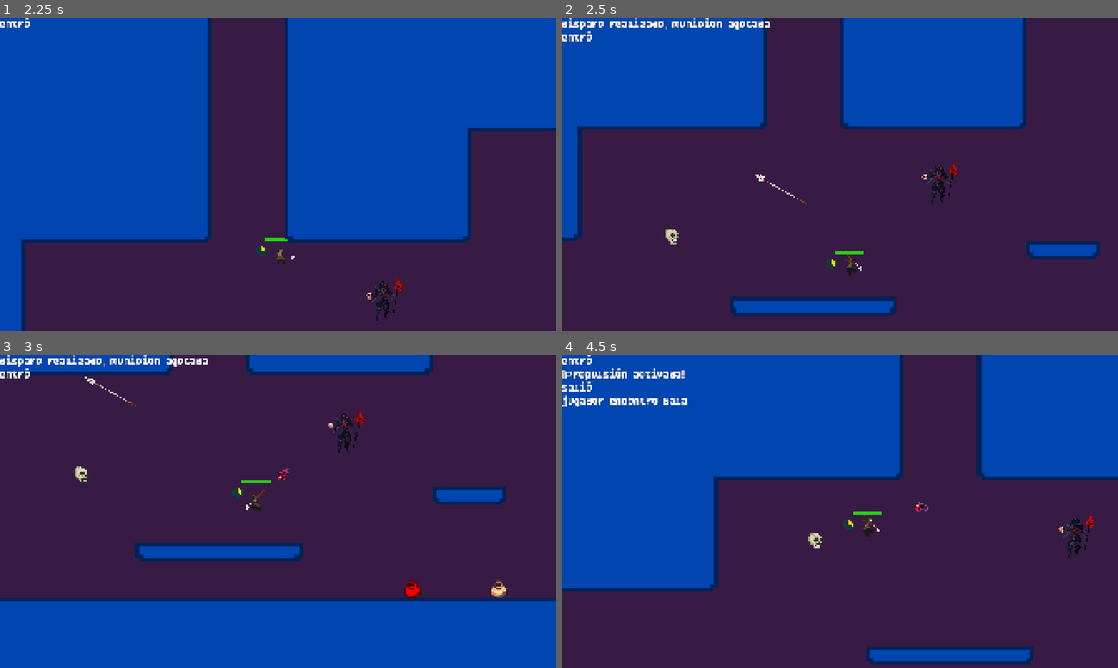
Above: before the commit, frames 1-4 (two rows, left to right).
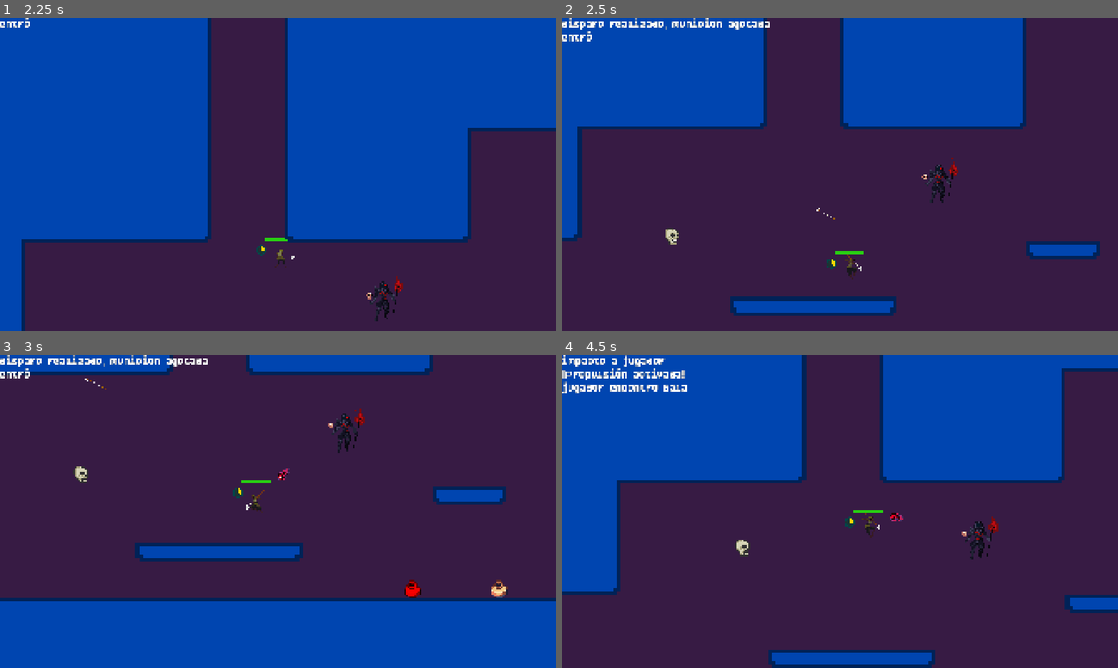
Above: after the commit, the same moments.

Repository: LastMarraketa/ChargerFeat
Game: Godot game, scene res://ui/main_menu.tscn
Same seed, same stepped clock (60 frames per second), same inputs: the game is played once before the commit and once after it. The engine's default icon, where the game draws it, is replaced by a stand-in: a white triangle on a blue panel in a dark square.
Inputs (mouse positions are in pixels of both pictures, inside the frame that each line leads up to):
- Up to frame 1 (2.25 s): click "Play Demo" at 0.5 s; move the mouse to (400, 158) at 1.27 s; press the mouse at (400, 158) at 1.28 s; hold D (move_right) from 1.28 s (still down); tap Space (jump) at 1.52 s; move the mouse to (166, 190) at 2.02 s; release the mouse at (166, 190) at 2.03 s; right-click (166, 190) at 2.1 s
- Up to frame 2 (2.5 s): keep holding D (move_right); tap Space (jump) at 2.27 s
- Up to frame 3 (3 s): move the mouse to (333, 442) at 2.77 s; release D (move_right) at 2.78 s; hold A (move_left) from 2.78 s (still down); tap T (move_toward) at 2.85 s
- Up to frame 4 (4.5 s): move the mouse to (812, 574) at 3.52 s; release A (move_left) at 3.53 s; hold D (move_right) from 3.53 s (still down); tap N (next_level) at 3.6 s; click (812, 574) at 3.67 s; tap Space (jump) at 3.77 s; move the mouse to (1006, 558) at 4.27 s; tap Q (secondary_fire) at 4.35 s

Frame 1 is identical in both runs. In frame 2, less than 0.1% of the frame differs, in the area x 34-50%, y 50-65%; in frame 3, less than 0.1%; in frame 4, 28%, in the area x 0-100%, y 0-100%.

Commit message:
ajuste en dash

Diff:
--- a/player/bullet.tscn
+++ b/player/bullet.tscn
@@ -18,7 +18,7 @@
 radius = 32.614433
 
 [node name="Bullet" type="Area2D" unique_id=1444335018]
-scale = Vector2(4.476344, -0.54060185)
+scale = Vector2(1.7607015, -0.31600118)
 collision_layer = 8
 collision_mask = 7
 script = ExtResource("1_j40gx")
--- a/player/player.gd
+++ b/player/player.gd
@@ -20,7 +20,16 @@
 @export var impact_threshold = 1400
 @export var melee_attack_scene: PackedScene # <-- Asigna aquí la escena del SLASH
 var is_attacking_melee: bool = false        # <-- Nueva variable de control visual para SLASH
+
+
 var is_dashing_to_kill: bool = false   #variable para manejar el dash poderoso
+var dash_origin: Vector2 = Vector2.ZERO #estas 2 variables limitan el dash attack
+var dash_distance: float = 1000.0 #esto ajusta hasta donde se llega
+
+
+
+
+
 #esta instancia es la raiz del sistema de disparo
 #se usa en la funcion fire(), la cual instancia el nodo bullet (la bala) en esta escena
 #crea una copia denominada bala_viva, a la cual se le aplican las acciones de teleportar y disparar
@@ -142,6 +151,12 @@
 			#velocity = Vector2.ZERO
 			Debug.log("¡Teletransporte!")
 
+	#proceso de limitar el ataque dash
+	if is_dashing_to_kill:
+		if global_position.distance_to(dash_origin) >= dash_distance:
+			is_dashing_to_kill = false
+			velocity = Vector2.ZERO
+
 
 	if Input.is_action_just_pressed("move_toward"):
 		if is_instance_valid(target_marker):
@@ -294,11 +309,17 @@
 #################################################################################
 #################################################################################
 #################################################################################
+
+
 #SISTEMA DE DASH_ATTACK (ataque melee) la funcion que llama al melee atack
 func _execute_dash_attack() -> void:
 	is_dashing_to_kill = true
 	var mouse_dir = global_position.direction_to(get_global_mouse_position())
 	velocity = mouse_dir * 5000
+	dash_origin = global_position
+
+
+
 #################################################################################
 #################################################################################
 #################################################################################
